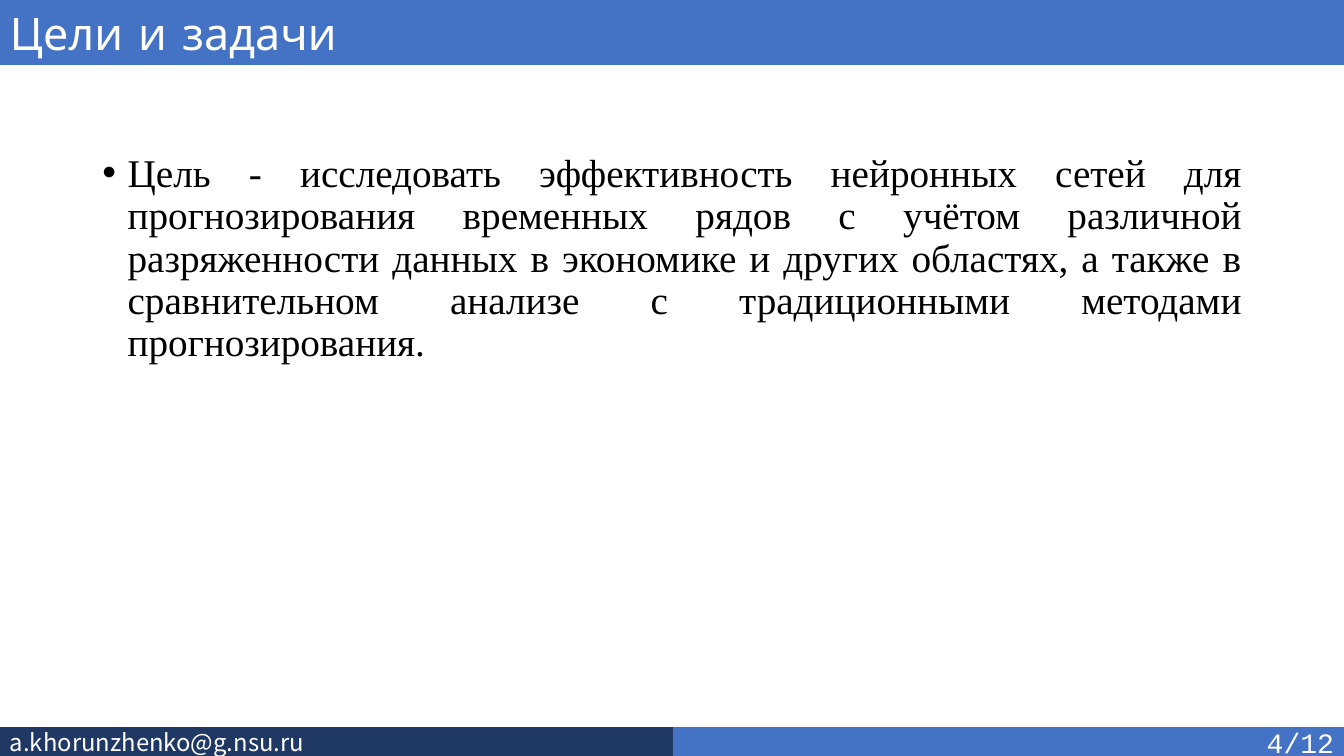
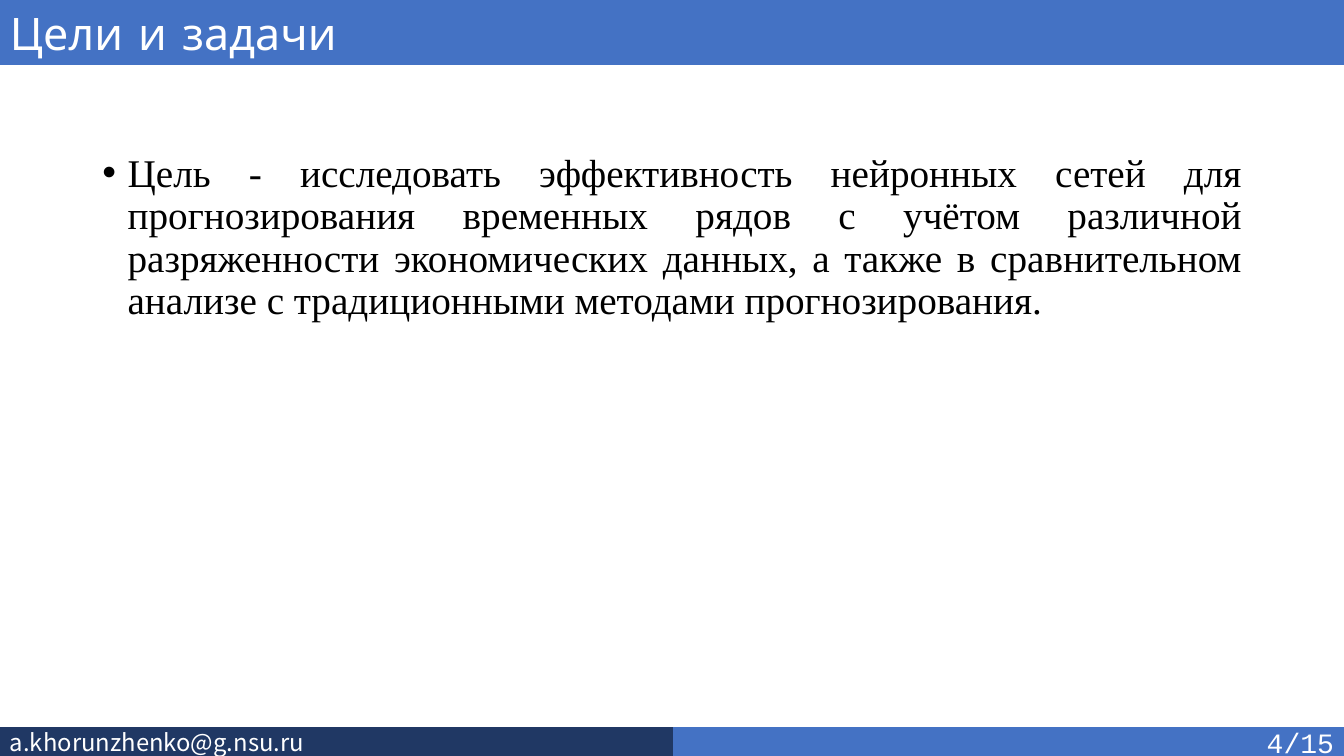
Before and after one commit to SkivHisink/MasterWork, a slide deck: slide 5 of Text/Хорунженко_презентация_3_сем.pptx. Drawn at 1344x756 pixels with LibreOffice and Linux fonts; fonts in the diff are those of the drawing. Boxes give left, top, right and bottom in pixels: in the first picture for what was removed or moved away, otherwise in the second. Text is boxed around its words. In the diff, an @@ line names an element or a change of style, - is before the commit and + after.

```diff
--- a/Text/Хорунженко_презентация_3_сем.pptx
+++ b/Text/Хорунженко_презентация_3_сем.pptx
@@ text at box(128, 159, 1241, 322): text changed @@
-• Цель - исследовать эффективность нейронных сетей для прогнозирования временных рядов с учётом различной разряженности данных в экономике и других областях, а также в сравнительном анализе с традиционными методами прогнозирования.
+• Цель - исследовать эффективность нейронных сетей для прогнозирования временных рядов с учётом различной разряженности экономических данных, а также в сравнительном анализе с традиционными методами прогнозирования.
@@ text in rectangle at box(1267, 733, 1334, 754): text changed @@
-4/12
+4/15
```
Also in this commit, not shown: 13 other slides changed, 2 slides added, 2 other files.
